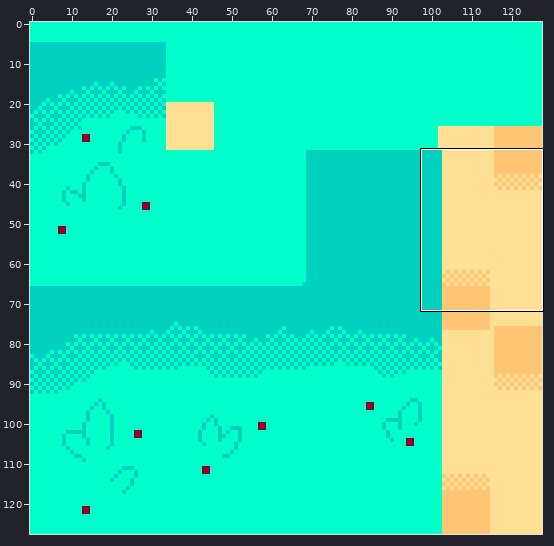
Two versions of one sprite sheet, Assets/Textures/TEX_straight_tree.png. The picture above shows the old version from afar; the outline marks the close-up.
Close-up. Old version:
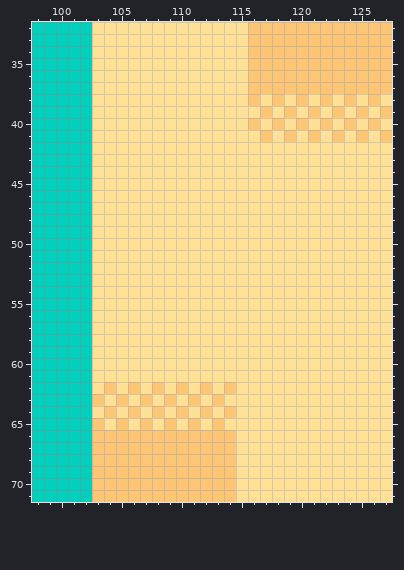
The file is 128x128 pixels. Colours within 5 levels of each other are drawn and written as one. Shown: x 98..127, y 32..71. The commit also changed other parts of the picture, which this record leaves out.
Once edited:
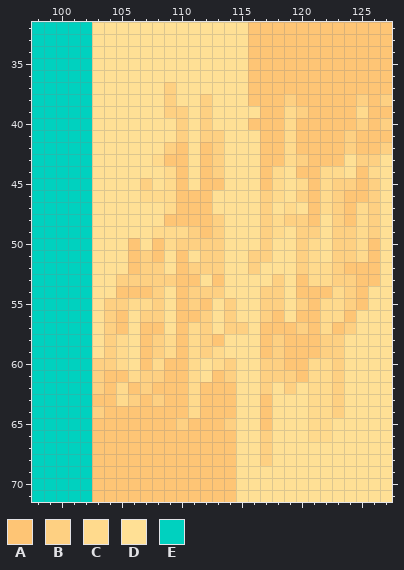
Palette (. is transparent): A #fec575  B #fed082  C #ffda8d  D #ffe095  E #00d1bf
From old to new:
@@ x 98..127 @@
 36 EEEEEDDDDDDDDDDDDDAAAAAAAAAAAA
-37 EEEEEDDDDDDDDDDDDDAAAAAAAAAAAA
-38 EEEEEDDDDDDDDDDDDDADADADADADAD
-39 EEEEEDDDDDDDDDDDDDDADADADADADA
-40 EEEEEDDDDDDDDDDDDDADADADADADAD
-41 EEEEEDDDDDDDDDDDDDDADADADADADA
-42 EEEEEDDDDDDDDDDDDDDDDDDDDDDDDD
-43 EEEEEDDDDDDDDDDDDDDDDDDDDDDDDD
-44 EEEEEDDDDDDDDDDDDDDDDDDDDDDDDD
-45 EEEEEDDDDDDDDDDDDDDDDDDDDDDDDD
-46 EEEEEDDDDDDDDDDDDDDDDDDDDDDDDD
-47 EEEEEDDDDDDDDDDDDDDDDDDDDDDDDD
-48 EEEEEDDDDDDDDDDDDDDDDDDDDDDDDD
-49 EEEEEDDDDDDDDDDDDDDDDDDDDDDDDD
-50 EEEEEDDDDDDDDDDDDDDDDDDDDDDDDD
-51 EEEEEDDDDDDDDDDDDDDDDDDDDDDDDD
-52 EEEEEDDDDDDDDDDDDDDDDDDDDDDDDD
-53 EEEEEDDDDDDDDDDDDDDDDDDDDDDDDD
-54 EEEEEDDDDDDDDDDDDDDDDDDDDDDDDD
-55 EEEEEDDDDDDDDDDDDDDDDDDDDDDDDD
-56 EEEEEDDDDDDDDDDDDDDDDDDDDDDDDD
-57 EEEEEDDDDDDDDDDDDDDDDDDDDDDDDD
-58 EEEEEDDDDDDDDDDDDDDDDDDDDDDDDD
-59 EEEEEDDDDDDDDDDDDDDDDDDDDDDDDD
-60 EEEEEDDDDDDDDDDDDDDDDDDDDDDDDD
-61 EEEEEDDDDDDDDDDDDDDDDDDDDDDDDD
-62 EEEEEDADADADADADADDDDDDDDDDDDD
-63 EEEEEADADADADADADDDDDDDDDDDDDD
-64 EEEEEDADADADADADADDDDDDDDDDDDD
-65 EEEEEADADADADADADDDDDDDDDDDDDD
-66 EEEEEAAAAAAAAAAAADDDDDDDDDDDDD
-67 EEEEEAAAAAAAAAAAADDDDDDDDDDDDD
-68 EEEEEAAAAAAAAAAAADDDDDDDDDDDDD
+37 EEEEEDDDDDDBDDDDDDAAAAAAAAAAAA
+38 EEEEEDDDDDDBDDBDDDAAABAAAAABAB
+39 EEEEEDDDDDDBBDBDDDDAACBAAAACAA
+40 EEEEEDDDDDDDBDBDDDAAACAAAAABAB
+41 EEEEEDDDDDDDBDBBDDDAACAAAABAAA
+42 EEEEEDDDDDDBADABDDDAACAAAABAAB
+43 EEEEEDDDDDCAADABDDDAACBAAADBBD
+44 EEEEEDDDDDDCADABDDDACDAACCDACD
+45 EEEEEDDDDBDCADAADDDACDCACBBABD
+46 EEEEEDDDDCCCAAADDDDBCDBACBAABD
+47 EEEEEDDDDDDCAAADDDDBDCDACBACBD
+48 EEEEEDDDDDDAAAABDDDBCBBADBACBD
+49 EEEEEDDDDDCCCBABDDDBCDBBDBBCBD
+50 EEEEEDDDADACBBBBDDDBDDBCDBBCAD
+51 EEEEEDDDABADADBBDDBBDDBCDBBCAD
+52 EEEEEDDDABBDABBBDDBDDDBCCBAAAD
+53 EEEEEDDBBBBBAADADDDDBDACCBBAAD
+54 EEEEEDDAAABDABBBDDDBBDAAACBADD
+55 EEEEEDBBCCBDABADBDDBBDBACCBADD
+56 EEEEEDBADBBDAABDBDDBADAACCADDD
+57 EEEEEDBADAADACBDBBDAAABACABDDD
+58 EEEEEDBCDABCACBADDDABAAABBDDDD
+59 EEEEEDBCDABCACBCDDDABAAABBDDDD
+60 EEEEEBBCDACAACDCBDDBBAACCBDDDD
+61 EEEEEBAACBBAACDABDDBBBACCBDDDD
+62 EEEEEBACABAAACAAADDBDBDCCBDDDD
+63 EEEEEAACBABAACAAADDADDDCCBDDDD
+64 EEEEEBAAAAAAACAAADDADDDCCBDDDD
+65 EEEEEAAAAAAABAAABDDADDDCCDDDDD
+66 EEEEEAAAAAAAAAAAADDBDDDCCDDDDD
+67 EEEEEAAAAAAAAAAAADDBDDDDDDDDDD
+68 EEEEEAAAAAAAAAAAADDBDDDDDDDDDD
 69 EEEEEAAAAAAAAAAAADDDDDDDDDDDDD
Changed places in both close-ups, as pixel boxes (x1, y1, x2, y2):
changed: (92, 82, 392, 466)
